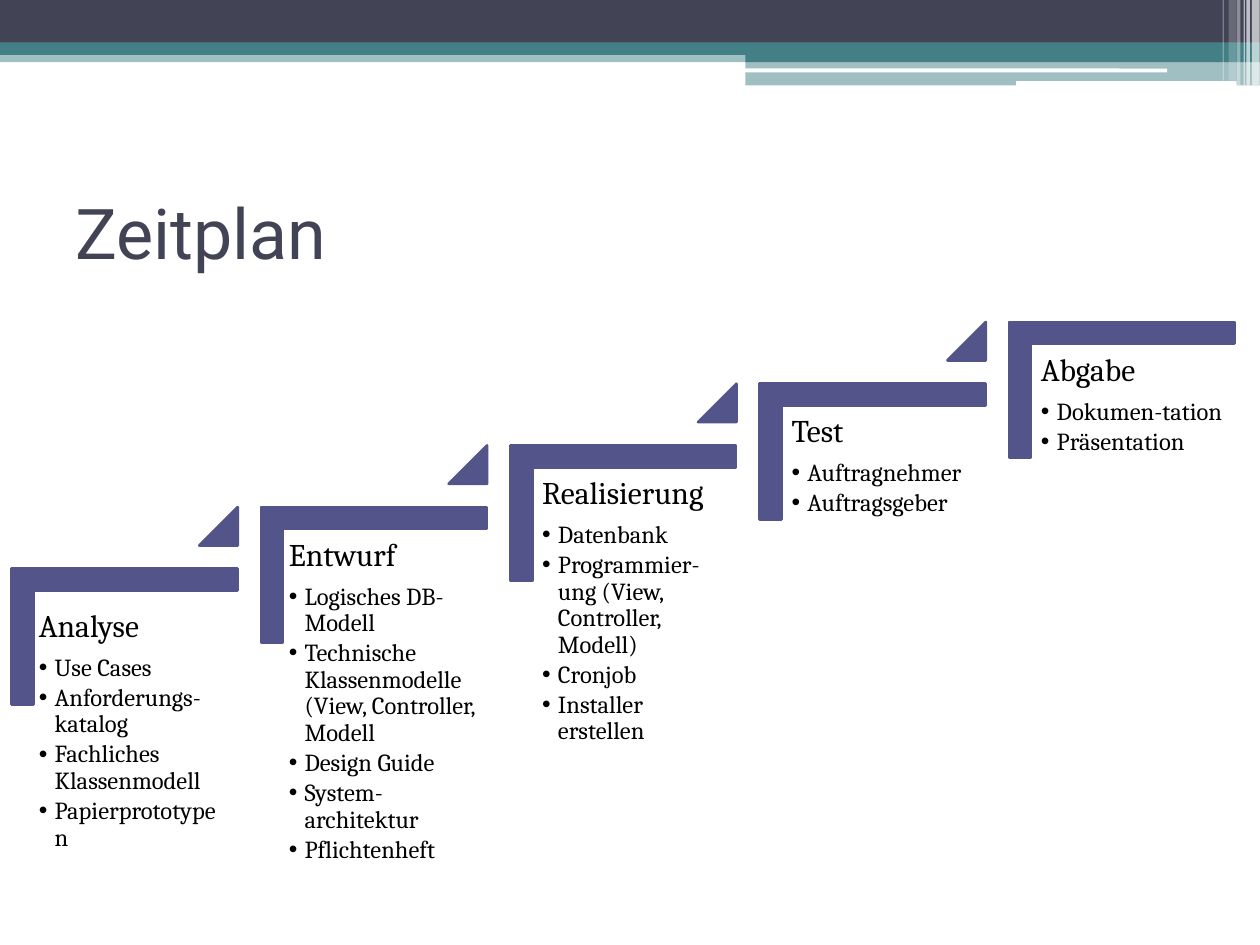
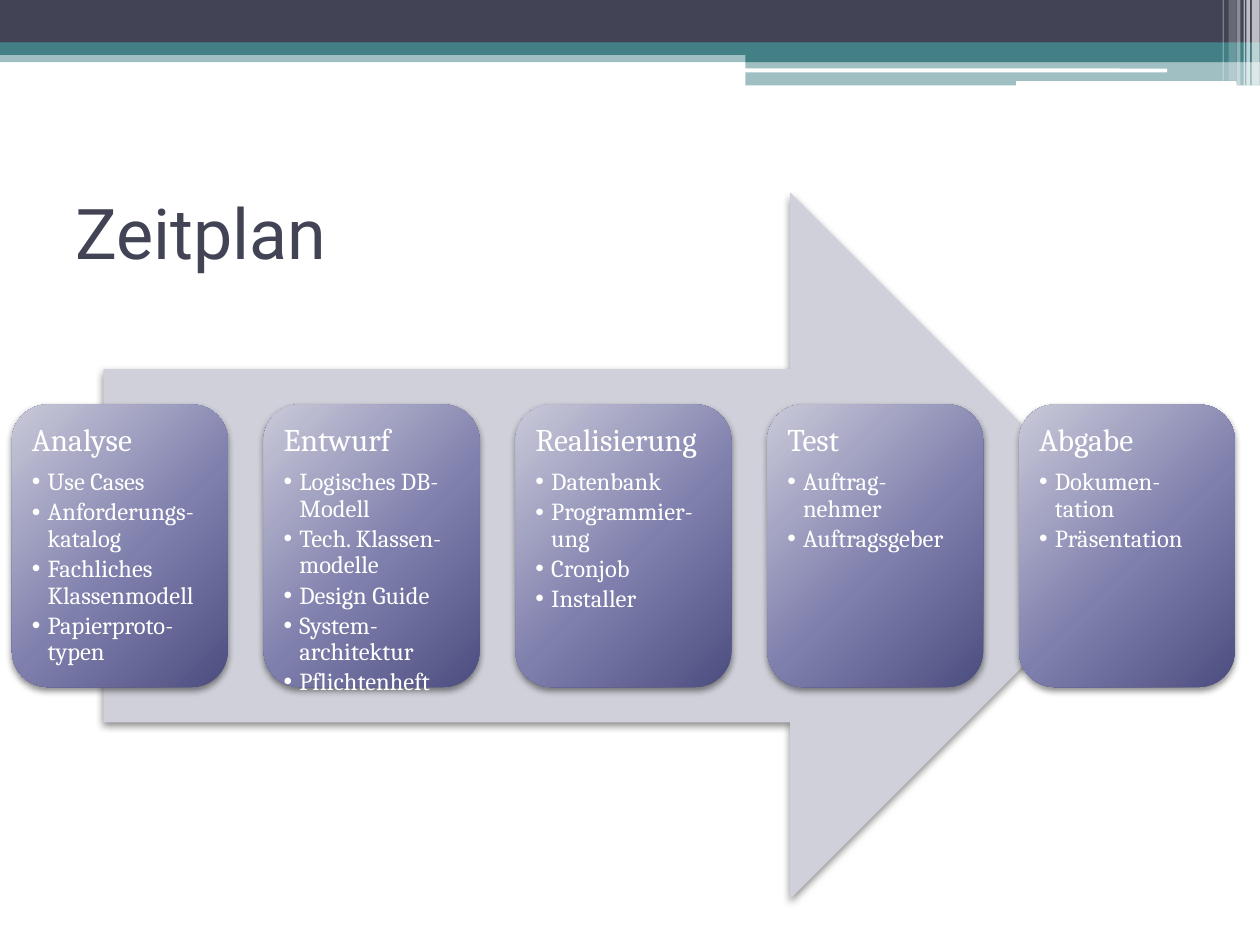
Before and after one commit to DanJoeHa/Fallstudie, a slide deck: slide 5 of Projektmanagement/Abschlusspräsentation.pptx. Drawn at 1260x945 pixels with LibreOffice and Linux fonts; fonts in the diff are those of the drawing. Boxes give left, top, right and bottom in pixels: in the first picture for what was removed or moved away, otherwise in the second. Text is boxed around its words. In the diff, an @@ line names an element or a change of style, - is before the commit and + after.

```diff
--- a/Projektmanagement/Abschlusspräsentation.pptx
+++ b/Projektmanagement/Abschlusspräsentation.pptx
@@ group removed at (x1=12, y1=322, x2=1235, y2=705): 5 corners, 4 triangles @@
@@ text "Analyse" moved from (x1=39, y1=615, x2=201, y2=789) to (x1=32, y1=429, x2=194, y2=665) @@
@@ text "Entwurf" moved from (x1=289, y1=543, x2=476, y2=859) to (x1=284, y1=429, x2=441, y2=660) @@
@@ text "Realisierung" moved from (x1=542, y1=482, x2=703, y2=740) to (x1=535, y1=429, x2=696, y2=607) @@
@@ text "Test" moved from (x1=792, y1=421, x2=961, y2=517) to (x1=787, y1=430, x2=943, y2=552) @@
@@ group added at (x1=11, y1=193, x2=1235, y2=900): 5 rounded rectangles, 1 right arrow @@
@@ text "Abgabe" moved from (x1=1041, y1=359, x2=1222, y2=451) to (x1=1039, y1=429, x2=1183, y2=547) @@
@@ text "Abgabe" at (x1=1039, y1=429, x2=1183, y2=547): text colour #000000 to #FFFFFF @@
@@ text at (x1=32, y1=429, x2=194, y2=604): text colour #000000 to #FFFFFF in "Analyse", "Use Cases", "Anforderungs-katalog", "Fachliches Klassenmodell" @@
@@ text at (x1=284, y1=429, x2=439, y2=660): text colour #000000 to #FFFFFF in "Entwurf", "Logisches DB-Modell", "Design Guide", "System-architektur" and 1 more places @@
@@ text at (x1=535, y1=429, x2=696, y2=582): text colour #000000 to #FFFFFF in "Realisierung", "Datenbank", "Cronjob" @@
@@ text at (x1=787, y1=430, x2=943, y2=552): text colour #000000 to #FFFFFF in "Test", "Auftragsgeber" @@
@@ text at (x1=803, y1=473, x2=887, y2=517): text changed; text colour #000000 to #FFFFFF @@
-  •• Auftragnehmer
+  •• Auftrag-nehmer
@@ text at (x1=551, y1=503, x2=693, y2=552): text changed; text colour #000000 to #FFFFFF @@
-  •• Programmier-ung (View, Controller, Modell)
+  •• Programmier-ung
@@ text at (x1=299, y1=530, x2=441, y2=573): text changed; text colour #000000 to #FFFFFF @@
-  •• Technische Klassenmodelle (View, Controller, Modell
+  •• Tech. Klassen-modelle
@@ text at (x1=551, y1=590, x2=636, y2=607): text changed; text colour #000000 to #FFFFFF @@
-  •• Installer erstellen
+  •• Installer
@@ text at (x1=48, y1=617, x2=174, y2=665): text changed; text colour #000000 to #FFFFFF @@
-  •• Papierprototypen
+  •• Papierproto-typen
```
Also in this commit, not shown: 3 other slides changed, 1 other file.
